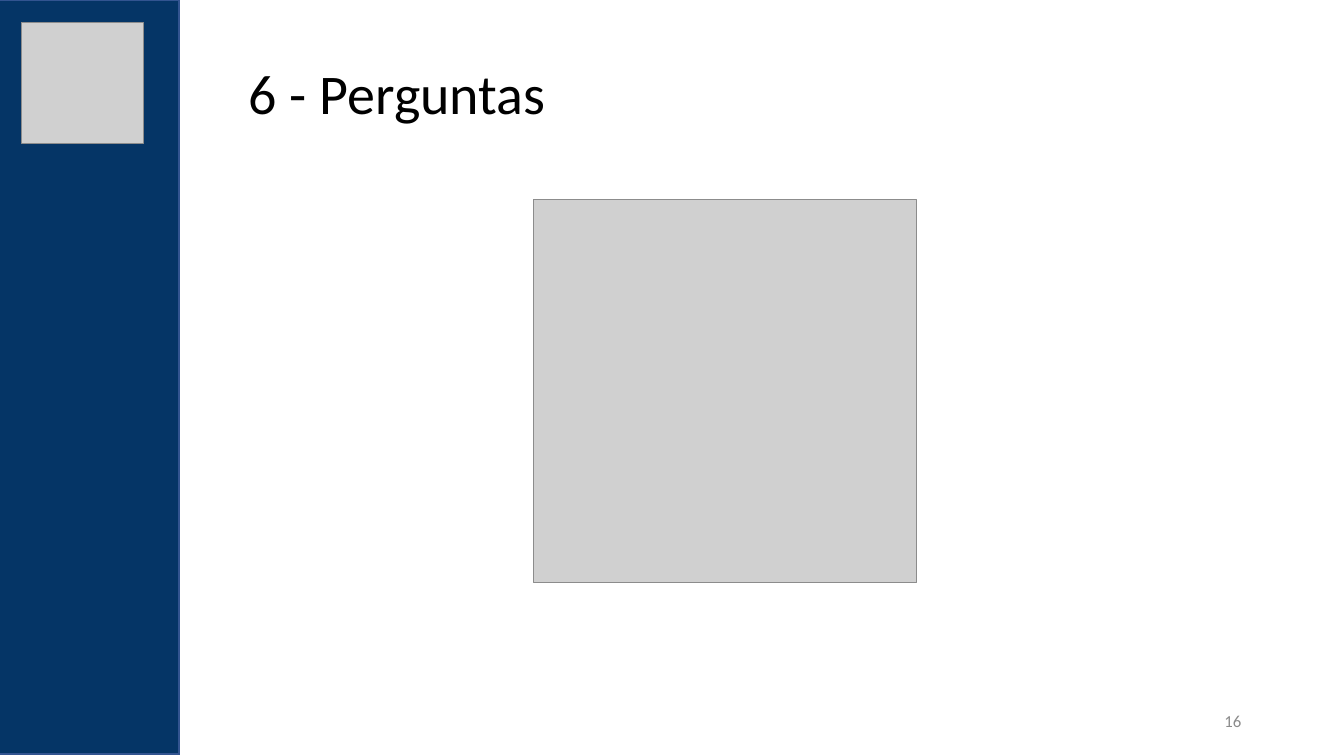
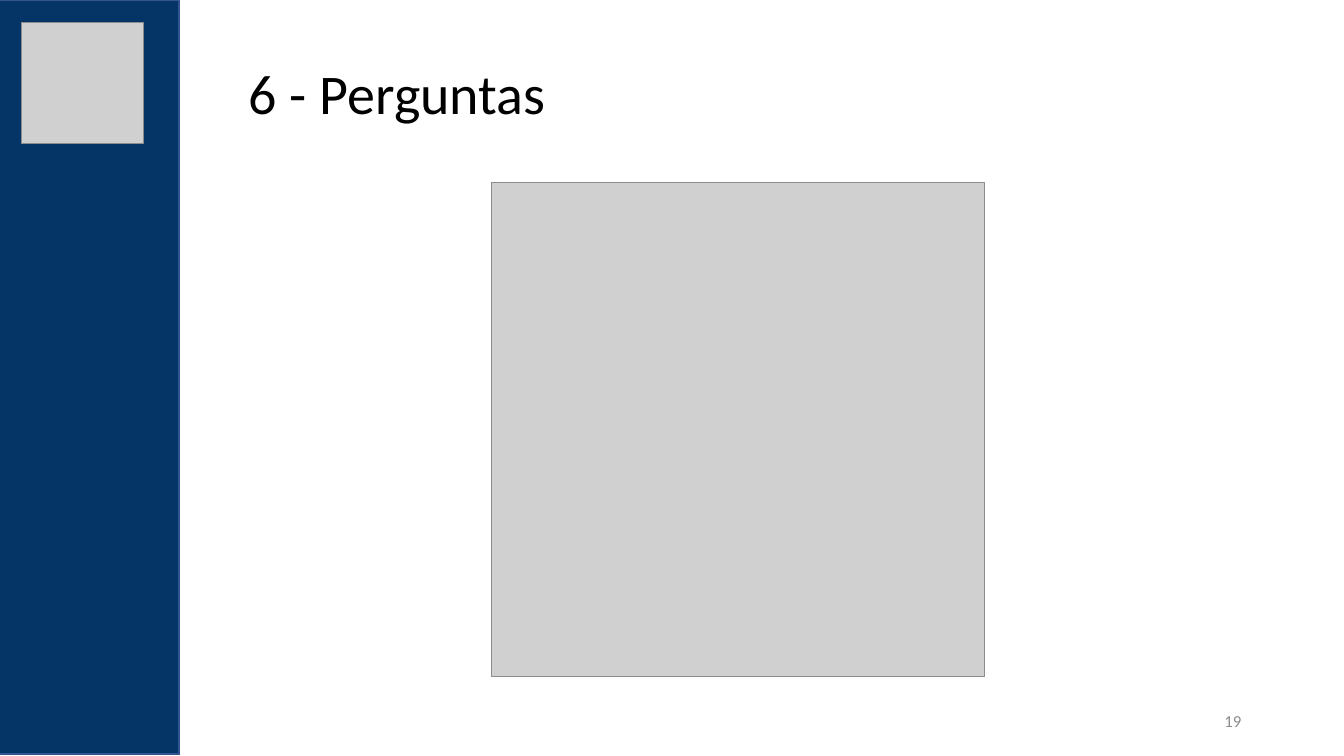
Before and after one commit to felipementel/c4-model-builder, a slide deck: slide 19 of ppt/PGPARQ01C1-2N-P1 - Arquitetura de Software.pptx (slide 16 before the commit). Drawn at 1344x756 pixels with LibreOffice and Linux fonts; fonts in the diff are those of the drawing; grey boxes stand for pictures. Boxes give left, top, right and bottom in pixels: in the first picture for what was removed or moved away, otherwise in the second. Text is boxed around its words. In the diff, an @@ line names an element or a change of style, - is before the commit and + after.

```diff
--- a/ppt/PGPARQ01C1-2N-P1 - Arquitetura de Software.pptx
+++ b/ppt/PGPARQ01C1-2N-P1 - Arquitetura de Software.pptx
@@ picture: place and size @@
-picture at (533, 200, 917, 583)
+picture at (492, 182, 986, 677)
@@ page number at (1224, 716, 1241, 727): text changed @@
-16
+19
```
Also in this commit, not shown: 7 other slides changed, 3 slides added, 13 other files.
